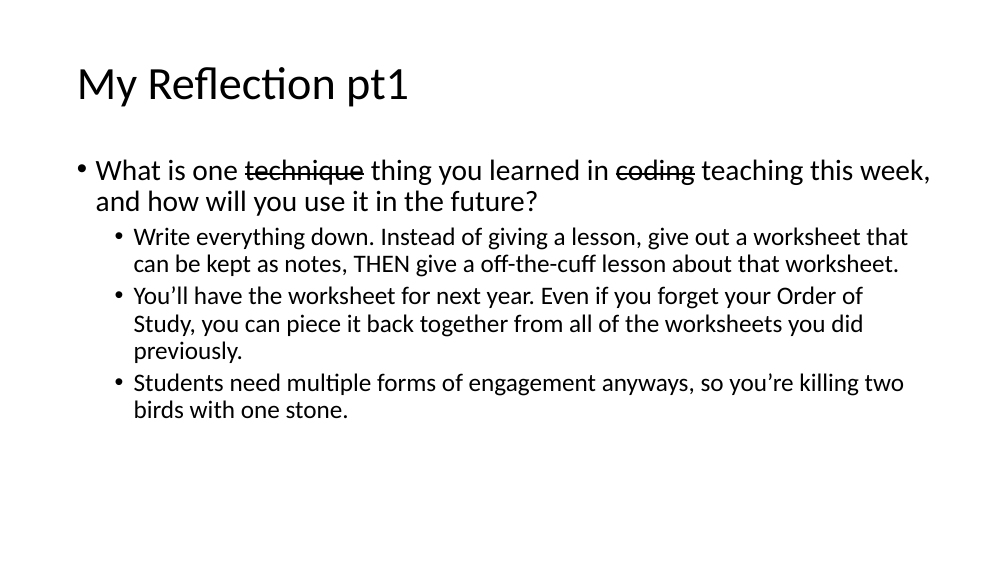
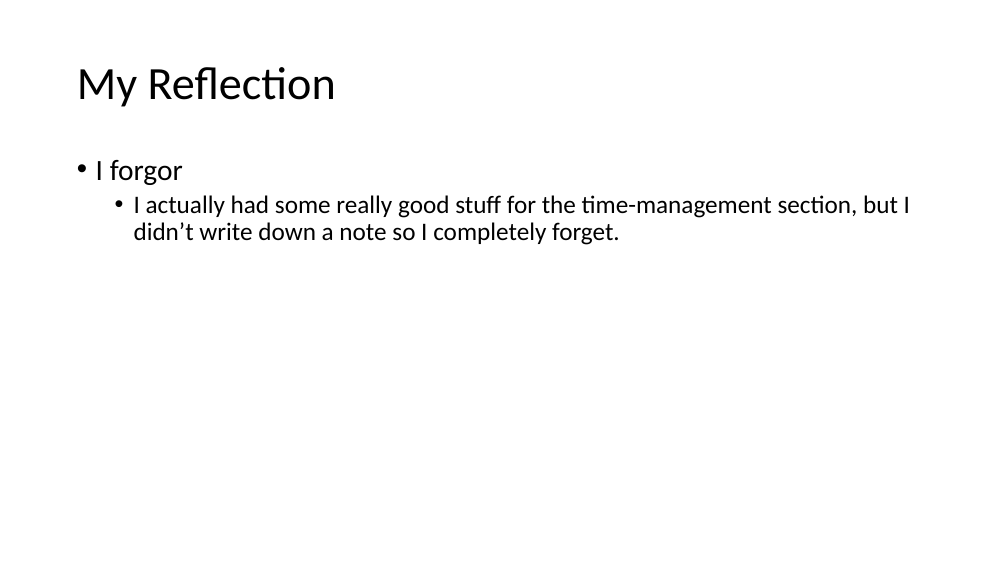
Before and after one commit to parke2023059/docpacs2223, a slide deck: slide 6 of docpac_23170223/Weekly Review.pptx. Drawn at 1008x567 pixels with LibreOffice and Linux fonts; fonts in the diff are those of the drawing. Boxes give left, top, right and bottom in pixels: in the first picture for what was removed or moved away, otherwise in the second. Text is boxed around its words. In the diff, an @@ line names an element or a change of style, - is before the commit and + after.

```diff
--- a/docpac_23170223/Weekly Review.pptx
+++ b/docpac_23170223/Weekly Review.pptx
@@ title at [77,67,336,107]: text changed @@
-My Reflection pt1
+My Reflection
@@ text at [96,160,910,245]: text changed @@
-• What is one technique thing you learned in coding teaching this week, and how will you use it in the future?
-  • Write everything down. Instead of giving a lesson, give out a worksheet that can be kept as notes, THEN give a off-the-cuff lesson about that worksheet.
-  • You’ll have the worksheet for next year. Even if you forget your Order of Study, you can piece it back together from all of the worksheets you did previously.
-  • Students need multiple forms of engagement anyways, so you’re killing two birds with one stone.
+• I forgor
+  • I actually had some really good stuff for the time-management section, but I didn’t write down a note so I completely forget.
```
Also in this commit, not shown: 2 slides removed.
